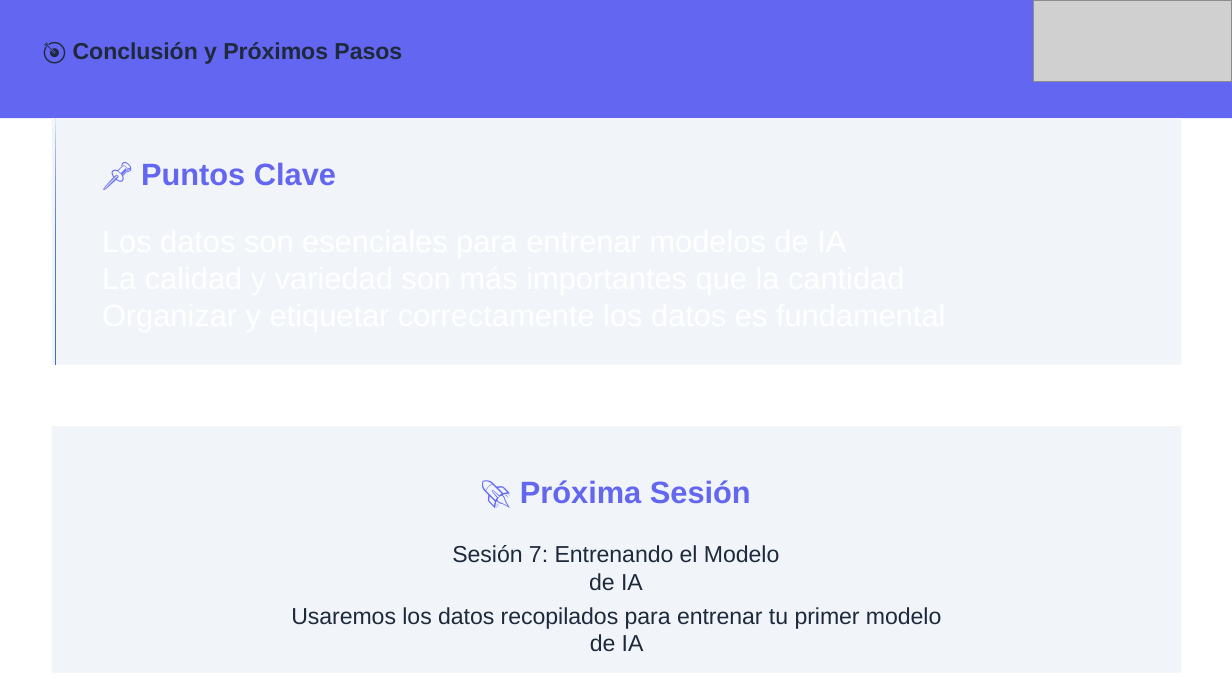
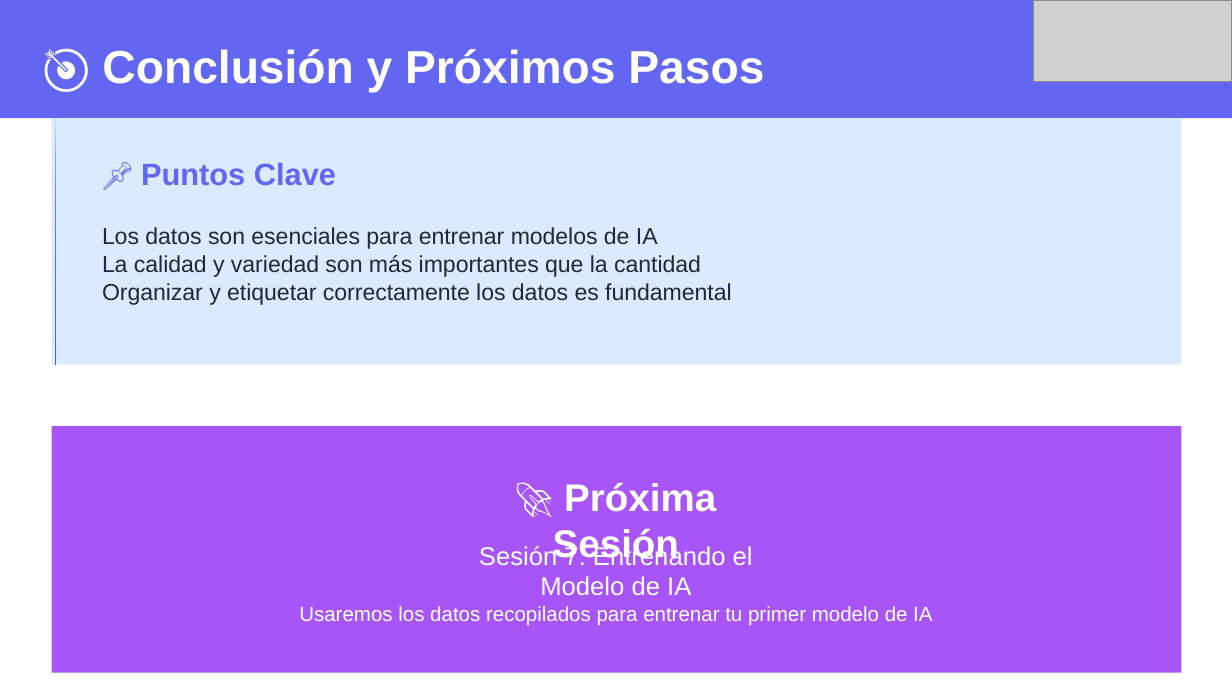
Before and after one commit to wallparianalytics/MentesDigitales, a slide deck: slide 11 of Sesión 6.pptx. Drawn at 1232x693 pixels with LibreOffice and Linux fonts; fonts in the diff are those of the drawing; grey boxes stand for pictures. Boxes give left, top, right and bottom in pixels: in the first picture for what was removed or moved away, otherwise in the second. Text is boxed around its words. In the diff, an @@ line names an element or a change of style, - is before the commit and + after.

```diff
--- a/Sesión 6.pptx
+++ b/Sesión 6.pptx
@@ text "🎯 Conclusión y Próximos Pasos" at bbox=[102, 49, 764, 92]: size 13.5 to 27 pt, text colour #1E293B to #FFFFFF @@
@@ rectangle at bbox=[52, 118, 1181, 365]: fill #F1F5F9 to #DBEAFE @@
@@ text added at bbox=[102, 227, 731, 305], 13.5 pt, text #1E293B @@
+Los datos son esenciales para entrenar modelos de IA
+La calidad y variedad son más importantes que la cantidad
+Organizar y etiquetar correctamente los datos es fundamental
@@ rectangle at bbox=[52, 426, 1181, 673]: fill #F1F5F9 to #A855F7 @@
@@ text "🚀 Próxima Sesión" at bbox=[479, 482, 716, 565]: size 18 to 22.5 pt, text colour #6366F1 to #FFFFFF @@
@@ text "Sesión 7: Entrenando el Modelo ..." at bbox=[540, 528, 753, 595]: size 13.5 to 15 pt, text colour #1E293B to #FFFFFF @@
@@ text "Usaremos los datos recopilados para ..." at bbox=[299, 606, 932, 626]: size 13.5 to 12 pt, text colour #1E293B to #FFFFFF @@
```
Also in this commit, not shown: 9 other slides changed, 1 other file.
